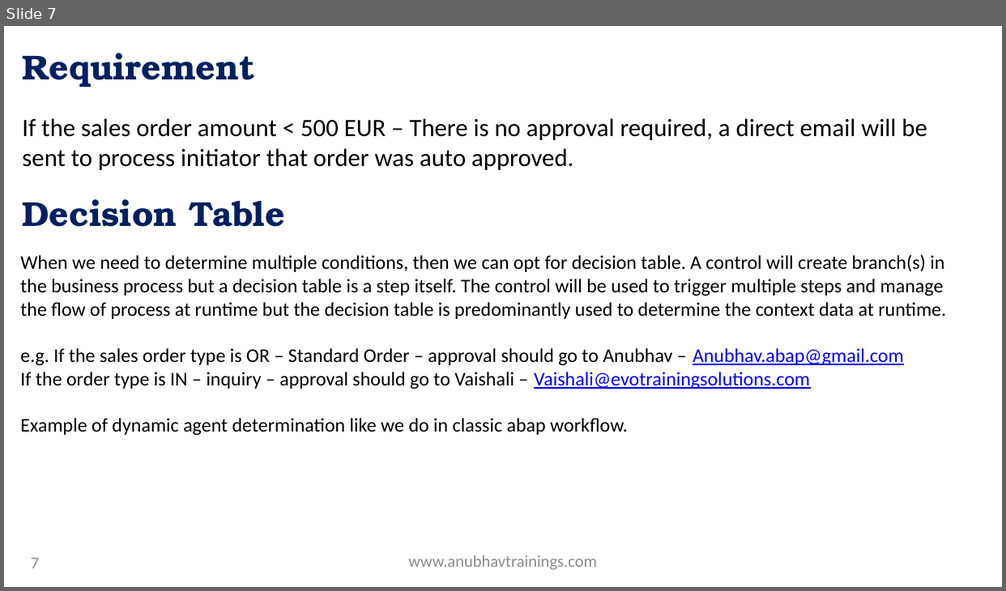
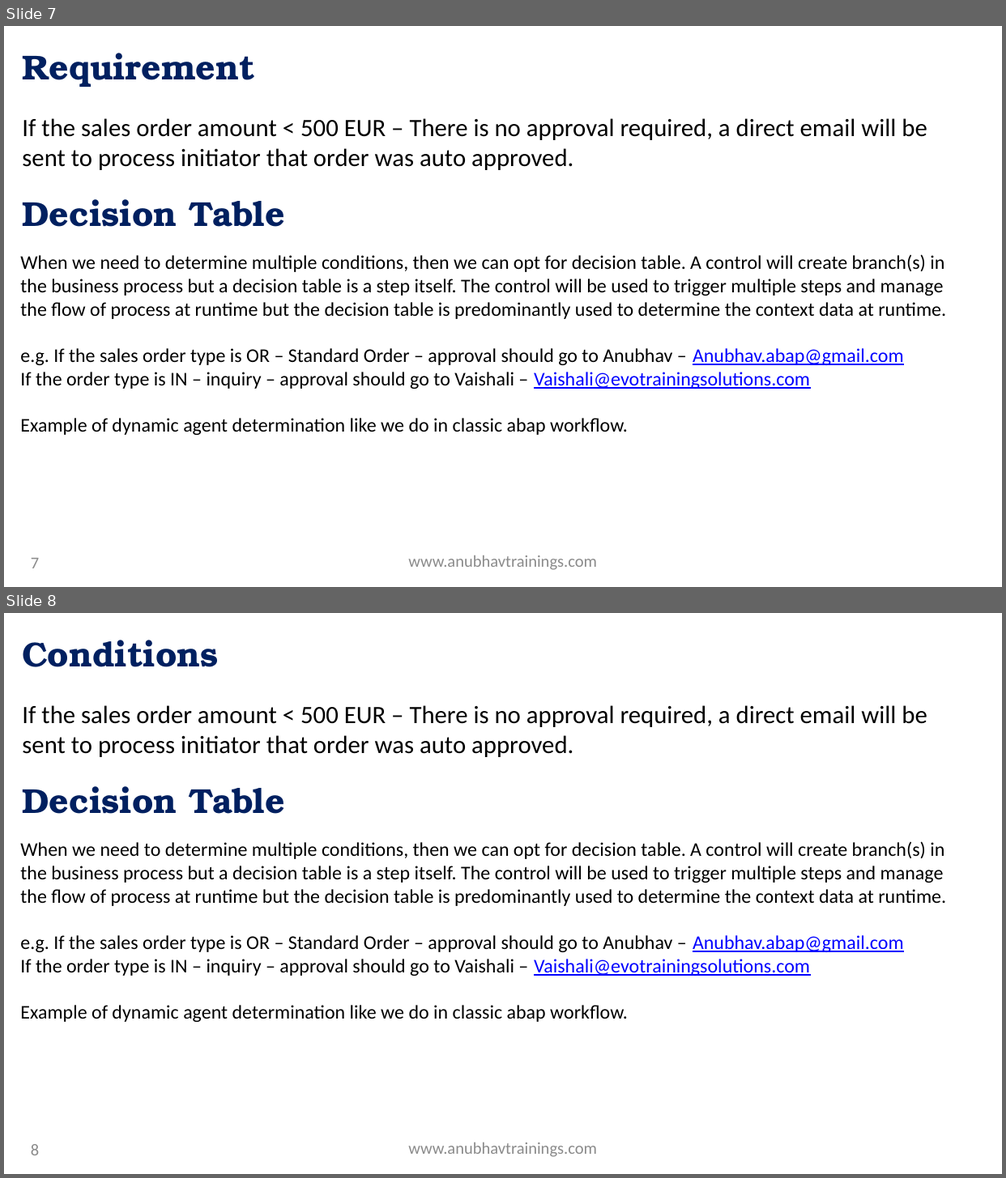
Before and after one commit to soyuztechnologies/SAP_Build_End_to_End, a slide deck: Day 7/SAP Build Training Day 7.pptx. Shown one above the other, each under a label of ours: slide 7 before the commit, slides 7 and 8 after it. The pictures are 1006x591 and 1006x1178 pixels, drawn with LibreOffice and Linux fonts; fonts in the diff are those of the drawing; background and template pictures are left out. Boxes give left, top, right and bottom in pixels: in the first picture for what was removed or moved away, otherwise in the second. Text is boxed around its words. In the diff, an @@ line names an element or a change of style, - is before the commit and + after.

Commit message:
Auto bot updater Datasphere Course

```diff
--- a/Day 7/SAP Build Training Day 7.pptx
+++ b/Day 7/SAP Build Training Day 7.pptx
@@ slide 8 added at bbox=[4, 613, 1002, 1174], background picture (left out) @@
@@ title added at bbox=[22, 640, 219, 667], 25 pt, text gradient #002060 to #0070C0, bold @@
+Conditions
@@ text added at bbox=[22, 705, 927, 757], 18 pt, text #000000 @@
+If the sales order amount < 500 EUR – There is no approval required, a direct email will be sent to process initiator that order was auto approved.
@@ text added at bbox=[22, 786, 285, 814], 25 pt, text gradient #002060 to #0070C0, bold @@
+Decision Table
@@ text added at bbox=[20, 841, 946, 1022], 14 pt, text #000000 @@
+When we need to determine multiple conditions, then we can opt for decision table. A control will create branch(s) in the business process but a decision table is a step itself. The control will be used to trigger multiple steps and manage the flow of process at runtime but the decision table is predominantly used to determine the context data at runtime.
+e.g. If the sales order type is OR – Standard Order – approval should go to Anubhav – Anubhav.abap@gmail.com
+If the order type is IN – inquiry – approval should go to Vaishali – Vaishali@evotrainingsolutions.com
+Example of dynamic agent determination like we do in classic abap workflow.
@@ page number added at bbox=[31, 1144, 39, 1156], 12 pt, text #8C8C8C @@
+8
@@ text added at bbox=[408, 1143, 597, 1157], 12 pt, text #8C8C8C @@
+www.anubhavtrainings.com
```
Also in this commit, not shown: 2 other slides added.
